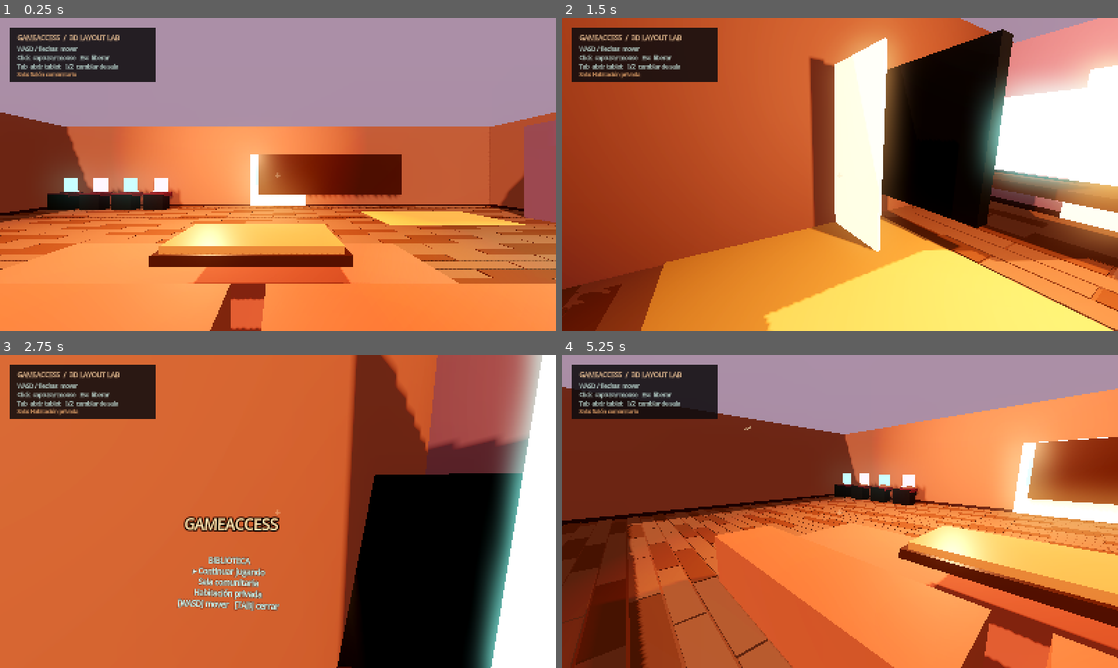
Above: before the commit, frames 1-4 (two rows, left to right).
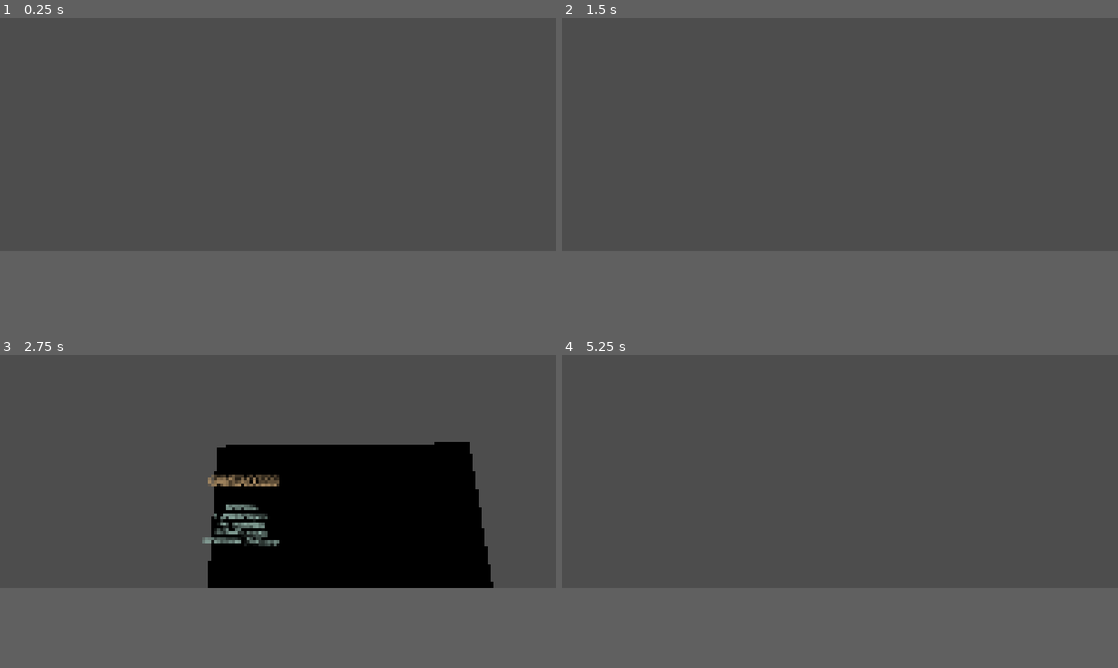
Above: after the commit, the same moments.

Repository: sebasu66/gameAccess
Game: Godot game, scene res://scenes/ShowroomMain.tscn
Two runs of this game, one before a commit and one after it. Both use one fixed random seed, a clock stepped at 60 frames per second and the inputs below. Before the commit the project starts from res://scenes/Main.tscn.
Inputs (mouse positions are in pixels of both pictures, inside the frame that each line leads up to):
- Up to frame 1 (0.25 s): no input
- Up to frame 2 (1.5 s): tap Enter at 0.5 s; move the mouse to (962, 158) at 0.52 s; hold D 0.53-1.28 s; tap 1 at 0.6 s; click (962, 158) at 0.67 s; move the mouse to (812, 174) at 1.27 s; hold W from 1.28 s (still down); tap 2 at 1.35 s
- Up to frame 3 (2.75 s): keep holding W; move the mouse to (289, 505) at 2.02 s; tap Tab at 2.1 s
- Up to frame 4 (5.25 s): keep holding W; move the mouse to (834, 517) at 2.77 s; tap one key every 0.75 s from 2.85 s: 1 2 Tab 1; move the mouse to (878, 514) at 3.52 s; move the mouse to (795, 508) at 4.27 s; move the mouse to (845, 511) at 5.02 s
In our replay, the window is 800x450 before the commit and 800x335 after it. These sizes can differ from the game's own. Grey fills any space a smaller window leaves; there, only what the larger window draws over its background counts as a difference.

The runs differ from the first frame. In frame 1, 98% of the frame differs, in the area x 0-100%, y 0-100%; in frame 2, 90%; in frame 3, 86%; in frame 4, 96%.
Error after the commit: Cannot call method 'get_children' on a null value. (res://scripts/showroom_main.gd:46)

Commit message:
chore(godot): checkpoint imported showroom prototype

Diff:
--- a/apps/godot/project.godot
+++ b/apps/godot/project.godot
@@ -1,29 +1,52 @@
-; GameAccess native 3D prototype
-; Open with Godot 4.x and run the project.
+; Engine configuration file.
+; It's best edited using the editor UI and not directly,
+; since the parameters that go here are not all obvious.
+;
+; Format:
+;   [section] ; section goes between []
+;   param=value ; assign values to parameters
 
 config_version=5
+
+[ambientcg]
+
+extract_path="res://assets/ambientcg/Extracted"
+material_file_directory="res://assets/ambientcg/Materials"
+environment_file_directory="res://assets/ambientcg/Environments"
 
 [application]
 
 config/name="GameAccess 3D"
-run/main_scene="res://scenes/Main.tscn"
+run/main_scene="res://scenes/ShowroomMain.tscn"
+config/features=PackedStringArray("4.7")
+
+[autoload]
+
+_mcp_game_helper="*res://addons/godot_ai/runtime/game_helper.gd"
+AmbientAPI="*uid://cmbh88h6yljhy"
+AmbientParser="*uid://dcdrqnwmpgvk4"
+AmbientFileHandler="*uid://dnh8sqjyu74hs"
+AmbientMaterialMaker="*uid://nig0lamfd3mv"
+GodotxToast="*uid://bgvixrj72u7rv"
+Profily="*uid://qmnu1ehm866e"
 
 [display]
 
-window/size/viewport_width=1600
-window/size/viewport_height=900
-window/size/window_width_override=1600
-window/size/window_height_override=900
+window/size/viewport_width=3440
+window/size/viewport_height=1440
+window/size/mode=3
+window/size/window_width_override=3440
+window/size/window_height_override=1440
 window/stretch/mode="canvas_items"
 
-[input]
+[editor_plugins]
 
-[rendering]
-
-# Forward+ is intentionally left as the desktop default. The prototype needs
-# dynamic shadows, PBR materials, glow and future GI/reflection support.
-environment/defaults/default_clear_color=Color(0.035, 0.028, 0.026, 1)
+enabled=PackedStringArray("res://addons/ambientcg/plugin.cfg", "res://addons/blendkit/plugin.cfg", "res://addons/godot_ai/plugin.cfg", "res://addons/godotx_toast/plugin.cfg", "res://addons/profily/plugin.cfg")
 
 [gui]
 
 theme/default_font_multichannel_signed_distance_field=true
+
+[rendering]
+
+#Forward+isintentionallyleftasthedesktopdefault.Theprototypeneeds#dynamicshadows,PBRmaterials,glowandfutureGI/reflectionsupport.environment/defaults/default_clear_color=Color(0.035, 0.028, 0.026, 1)
--- a/apps/godot/scenes/Main.tscn
+++ b/apps/godot/scenes/Main.tscn
@@ -1,6 +1,10 @@
-[gd_scene load_steps=2 format=3]
+[gd_scene format=3 uid="uid://c54oy1y8bpcbr"]
 
-[ext_resource type="Script" path="res://scripts/main.gd" id="1_main"]
+[ext_resource type="Script" uid="uid://ue7x4kq3ve24" path="res://scripts/main.gd" id="1_main"]
+[ext_resource type="PackedScene" uid="uid://bfxdw7e0i5atw" path="res://bk_assets/scenes/cozy-wooden-ceil_23d53588-9fa1-4b9d-9295-fb04f22e6dcb/cozy-wooden-ceiling-showroom_d6c1a3a7-f683-4d7c-aba1-2e8a5b1182ad.blend" id="2_rvslj"]
 
-[node name="GameAccess3D" type="Node3D"]
+[node name="GameAccess3D" type="Node3D" unique_id=1062421115]
 script = ExtResource("1_main")
+
+[node name="hall" parent="." unique_id=621238582 instance=ExtResource("2_rvslj")]
+transform = Transform3D(1, 0, 0, 0, 1, 0, 0, 0, 1, -0.38515687, 0, 3.0578165)
--- /dev/null
+++ b/apps/godot/scenes/ShowroomMain.tscn
@@ -0,0 +1,9 @@
+[gd_scene load_steps=3 format=3]
+
+[ext_resource type="Script" path="res://scripts/showroom_main.gd" id="1_showroom_main"]
+[ext_resource type="PackedScene" path="res://bk_assets/scenes/cozy-wooden-ceil_23d53588-9fa1-4b9d-9295-fb04f22e6dcb/godot_ready/CozyIndustrialShowroom.tscn" id="2_showroom"]
+
+[node name="GameAccessShowroom" type="Node3D"]
+script = ExtResource("1_showroom_main")
+
+[node name="Showroom" parent="." instance=ExtResource("2_showroom")]
--- /dev/null
+++ b/apps/godot/scripts/showroom_main.gd
@@ -0,0 +1,73 @@
+extends Node3D
+
+const PlayerScript := preload("res://scripts/player_controller.gd")
+
+@onready var showroom: Node3D = $Showroom
+var player: GameAccessPlayerController
+
+func _ready() -> void:
+    # Preserve the imported showroom exactly as authored. We only add gameplay
+    # collision and the existing GameAccess first-person controller around it.
+    var reference_camera := _find_reference_camera(showroom)
+    var eye_transform := Transform3D(Basis.IDENTITY, Vector3(0.0, 1.66, 5.0))
+    if reference_camera:
+        eye_transform = reference_camera.global_transform
+        reference_camera.current = false
+
+    _create_runtime_collisions(showroom)
+    _create_player(eye_transform)
+
+func _create_player(eye_transform: Transform3D) -> void:
+    player = PlayerScript.new()
+    player.name = "Player"
+    add_child(player)
+
+    var collision_shape := CollisionShape3D.new()
+    collision_shape.name = "PlayerCollision"
+    var capsule := CapsuleShape3D.new()
+    capsule.radius = 0.32
+    capsule.height = 1.70
+    collision_shape.shape = capsule
+    collision_shape.position.y = 0.85
+    player.add_child(collision_shape)
+
+    # PlayerCamera is created at y=1.66 by player_controller.gd. Place the
+    # CharacterBody origin under the imported camera so the eye starts there.
+    player.global_position = eye_transform.origin - Vector3(0.0, 1.66, 0.0)
+    var reference_euler := eye_transform.basis.get_euler()
+    player.rotation.y = reference_euler.y
+    player.pitch = clamp(reference_euler.x, -1.15, 1.15)
+    if player.camera:
+        player.camera.rotation.x = player.pitch
+
+func _find_reference_camera(node: Node) -> Camera3D:
+    if node is Camera3D:
+        return node as Camera3D
+    for child in node.get_children():
+        var found := _find_reference_camera(child)
+        if found:
+            return found
+    return null
+
+func _create_runtime_collisions(root: Node) -> void:
+    var meshes: Array[MeshInstance3D] = []
+    _collect_collision_meshes(root, meshes)
+    for mesh_instance in meshes:
+        if mesh_instance.mesh == null:
+            continue
+        var lower_name := mesh_instance.name.to_lower()
+        if "light" in lower_name or "lamp" in lower_name or "spot" in lower_name:
+            continue
+        var already_has_collision := false
+        for child in mesh_instance.get_children():
+            if child is StaticBody3D:
+                already_has_collision = true
+                break
+        if not already_has_collision:
+            mesh_instance.create_trimesh_collision()
+
+func _collect_collision_meshes(node: Node, result: Array[MeshInstance3D]) -> void:
+    if node is MeshInstance3D:
+        result.append(node as MeshInstance3D)
+    for child in node.get_children():
+        _collect_collision_meshes(child, result)
Not shown, added: apps/godot/scripts/main.gd.uid
Not shown, added: apps/godot/scripts/player_controller.gd.uid
Not shown, added: apps/godot/scripts/room_builder.gd.uid
Not shown, added: apps/godot/scripts/showroom_main.gd.uid
Not shown, added: apps/godot/scripts/tablet.gd.uid
